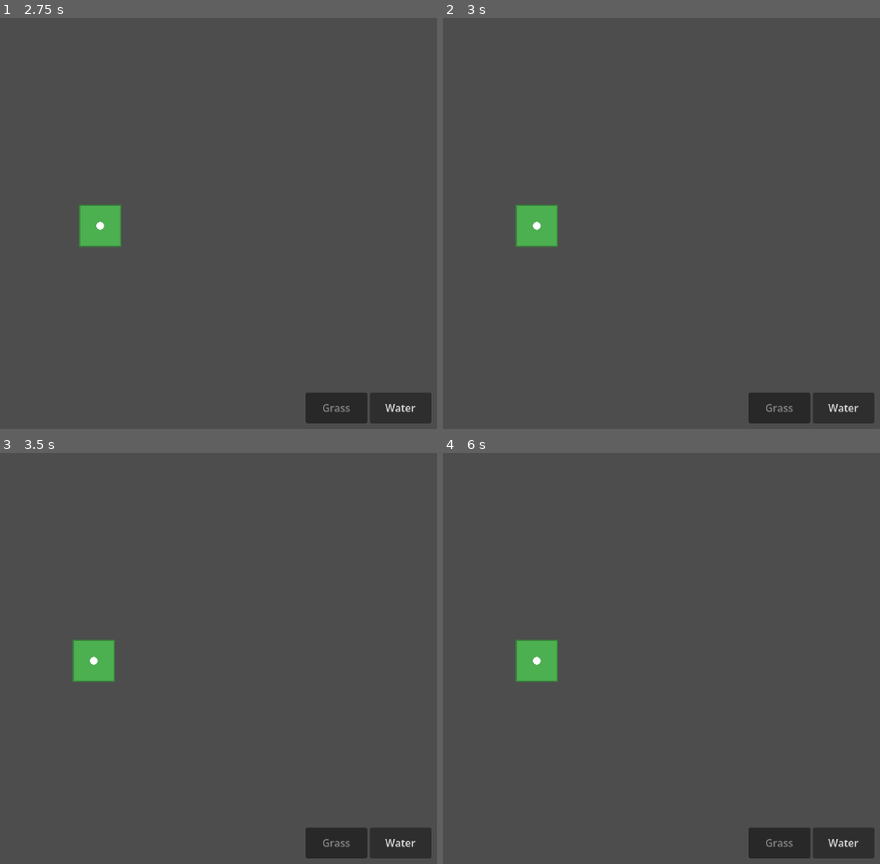
Above: before the commit, frames 1-4 (two rows, left to right).
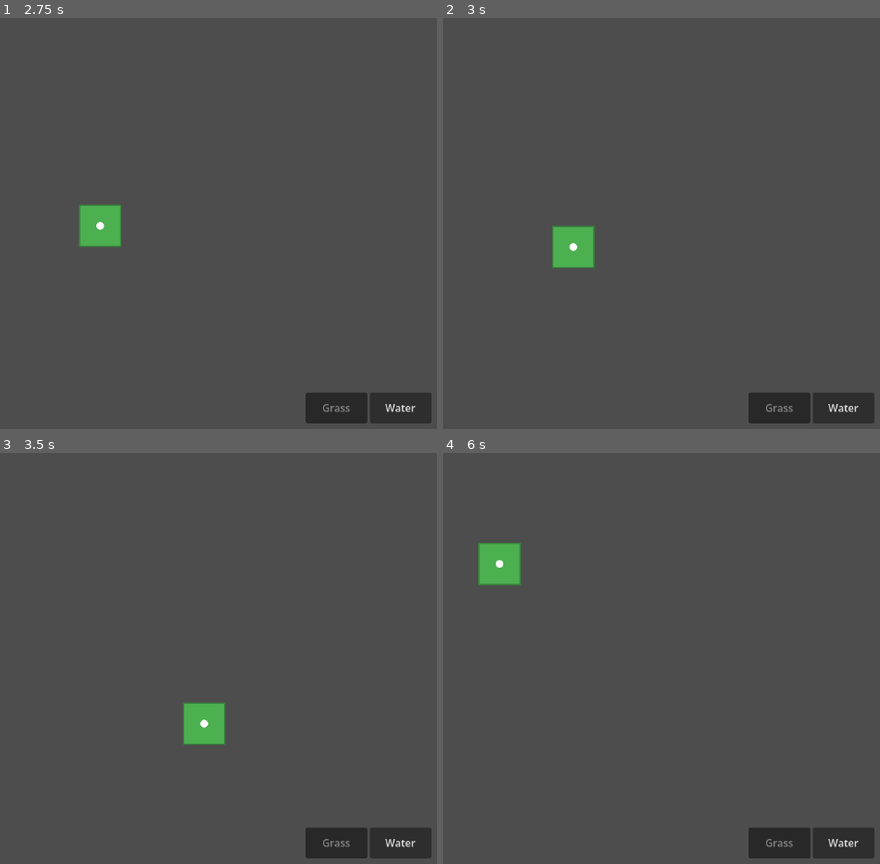
Above: after the commit, the same moments.

Repository: Roruchi/Satori
Game: Godot game, scene res://scenes/Garden.tscn
Same seed, same stepped clock (60 frames per second), same inputs: the game is played once before the commit and once after it.
Inputs (mouse positions are in pixels of both pictures, inside the frame that each line leads up to):
- Up to frame 1 (2.75 s): click "Grass" at 0.5 s; click "Water" at 1.25 s; tap Enter at 2 s; move the mouse to (outside the picture) at 2.02 s; hold Right (ui_right) from 2.03 s (still down); hold Shift from 2.03 s (still down); click (outside the picture) at 2.17 s
- Up to frame 2 (3 s): release Right (ui_right) at 2.75 s; release Shift at 2.75 s; drag from (665, 248) to (775, 309) at 2.77 s
- Up to frame 3 (3.5 s): no input
- Up to frame 4 (6 s): tap Space at 3.5 s; move the mouse to (outside the picture) at 3.52 s; hold Right (ui_right) 3.53-4.25 s; tap Ctrl at 3.6 s; click (outside the picture) at 3.67 s; drag from (775, 744) to (591, 596) at 4.27 s; tap Enter at 5 s; move the mouse to (outside the picture) at 5.02 s; hold Left (ui_left) 5.03-5.75 s; tap Alt at 5.1 s; click (outside the picture) at 5.17 s; drag from (591, 596) to (700, 555) at 5.77 s

Frame 1 is identical in both runs. In frame 2, 1.9% of the frame differs, in the area x 16-35%, y 45-61%; in frame 3, 2.0%; in frame 4, 2.0%, in the area x 8-27%, y 21-56%.

Commit message:
Basic camera panning

Diff:
--- a/scenes/Garden.tscn
+++ b/scenes/Garden.tscn
@@ -1,8 +1,9 @@
-[gd_scene load_steps=4 format=3]
+[gd_scene load_steps=5 format=3]
 
 [ext_resource type="Script" path="res://src/grid/GardenView.gd" id="1"]
 [ext_resource type="Script" path="res://src/grid/PlacementController.gd" id="2"]
 [ext_resource type="PackedScene" path="res://scenes/UI/TileSelector.tscn" id="3"]
+[ext_resource type="Script" path="res://src/camera/CameraPanController.gd" id="4"]
 
 [node name="Garden" type="Node2D"]
 
@@ -12,6 +13,9 @@
 [node name="GardenView" type="Node2D" parent="."]
 script = ExtResource("1")
 
+[node name="CameraPanController" type="Node2D" parent="."]
+script = ExtResource("4")
+
 [node name="PlacementController" type="Node2D" parent="."]
 script = ExtResource("2")
 
--- /dev/null
+++ b/src/camera/CameraPanController.gd
@@ -0,0 +1,79 @@
+## CameraPanController — handles all camera navigation input.
+## Responsible for: keyboard panning (arrow / WASD), mouse-drag panning, single-finger touch drag.
+## Exposes is_drag_gesture() so PlacementController can suppress tap-placement after a drag.
+extends Node2D
+
+const PAN_SPEED: float = 300.0
+
+## Minimum pointer travel (screen pixels) before a press is classified as a drag.
+@export var drag_threshold_px: float = 8.0
+
+@onready var _camera: Camera2D = $"../Camera2D"
+
+# --- drag state ---
+var _dragging: bool = false         # pointer / finger is currently pressed
+var _total_drag_px: float = 0.0     # cumulative movement since last press
+var _was_drag: bool = false         # true once movement exceeds drag_threshold_px
+
+
+## Returns true when the most recent press-release cycle exceeded the drag threshold.
+## PlacementController calls this on release to decide whether to place a tile.
+func is_drag_gesture() -> bool:
+	return _was_drag
+
+
+func _process(delta: float) -> void:
+	var direction := Input.get_vector("ui_left", "ui_right", "ui_up", "ui_down")
+	if direction != Vector2.ZERO:
+		_camera.position += direction * PAN_SPEED * delta
+
+
+func _unhandled_input(event: InputEvent) -> void:
+	if event is InputEventMouseButton:
+		_handle_mouse_button(event as InputEventMouseButton)
+	elif event is InputEventMouseMotion:
+		_handle_mouse_motion(event as InputEventMouseMotion)
+	elif event is InputEventScreenTouch:
+		_handle_screen_touch(event as InputEventScreenTouch)
+	elif event is InputEventScreenDrag:
+		_handle_screen_drag(event as InputEventScreenDrag)
+
+
+func _handle_mouse_button(mb: InputEventMouseButton) -> void:
+	if mb.button_index != MOUSE_BUTTON_LEFT:
+		return
+	if mb.pressed:
+		_dragging = true
+		_total_drag_px = 0.0
+		_was_drag = false
+	else:
+		_dragging = false
+
+
+func _handle_mouse_motion(mm: InputEventMouseMotion) -> void:
+	if not _dragging:
+		return
+	_total_drag_px += mm.relative.length()
+	if _total_drag_px > drag_threshold_px:
+		_was_drag = true
+	_camera.position -= mm.relative / _camera.zoom
+
+
+func _handle_screen_touch(touch: InputEventScreenTouch) -> void:
+	if touch.index != 0:
+		return  # ignore second finger here; pinch-zoom handles multi-touch
+	if touch.pressed:
+		_dragging = true
+		_total_drag_px = 0.0
+		_was_drag = false
+	else:
+		_dragging = false
+
+
+func _handle_screen_drag(drag: InputEventScreenDrag) -> void:
+	if drag.index != 0:
+		return  # only track the primary touch point
+	_total_drag_px += drag.relative.length()
+	if _total_drag_px > drag_threshold_px:
+		_was_drag = true
+	_camera.position -= drag.relative / _camera.zoom
--- a/src/grid/GardenView.gd
+++ b/src/grid/GardenView.gd
@@ -1,11 +1,7 @@
 ## GardenView — renders the garden grid using immediate-mode 2D drawing.
-## Handles camera panning with arrow / WASD keys (ui_left/right/up/down actions).
 extends Node2D
 
 const TILE_SIZE: int = 32
-const PAN_SPEED: float = 300.0
-
-@onready var _camera: Camera2D = $"../Camera2D"
 
 var _hover_coord: Vector2i = Vector2i(-9999, -9999)
 var _hover_valid: bool = false
@@ -13,11 +9,6 @@
 func _ready() -> void:
 	GameState.tile_placed.connect(_on_tile_placed)
 	queue_redraw()
-
-func _process(delta: float) -> void:
-	var direction := Input.get_vector("ui_left", "ui_right", "ui_up", "ui_down")
-	if direction != Vector2.ZERO:
-		_camera.position += direction * PAN_SPEED * delta
 
 func _on_tile_placed(_coord: Vector2i, _tile: GardenTile) -> void:
 	queue_redraw()
--- a/src/grid/PlacementController.gd
+++ b/src/grid/PlacementController.gd
@@ -1,9 +1,11 @@
 ## PlacementController — translates mouse input into tile placement requests.
+## Suppresses placement when a drag gesture was in progress (checked via CameraPanController).
 extends Node2D
 
 const TILE_SIZE: int = 32
 
 @onready var _garden_view: Node2D = $"../GardenView"
+@onready var _camera_pan: Node2D = $"../CameraPanController"
 
 func _world_to_tile(world_pos: Vector2) -> Vector2i:
 	return Vector2i(roundi(world_pos.x / TILE_SIZE), roundi(world_pos.y / TILE_SIZE))
@@ -17,5 +19,7 @@
 	if event is InputEventMouseButton:
 		var mb := event as InputEventMouseButton
 		if mb.button_index == MOUSE_BUTTON_LEFT and not mb.pressed:
+			if _camera_pan.is_drag_gesture():
+				return
 			var coord := _world_to_tile(get_global_mouse_position())
 			GameState.try_place_tile(coord)
Not shown, added: src/camera/CameraPanController.gd.uid
Not shown, changed: specs/010-camera-mobile-nav/spec.md
Not shown, added: specs/010-camera-mobile-nav/tasks.md
